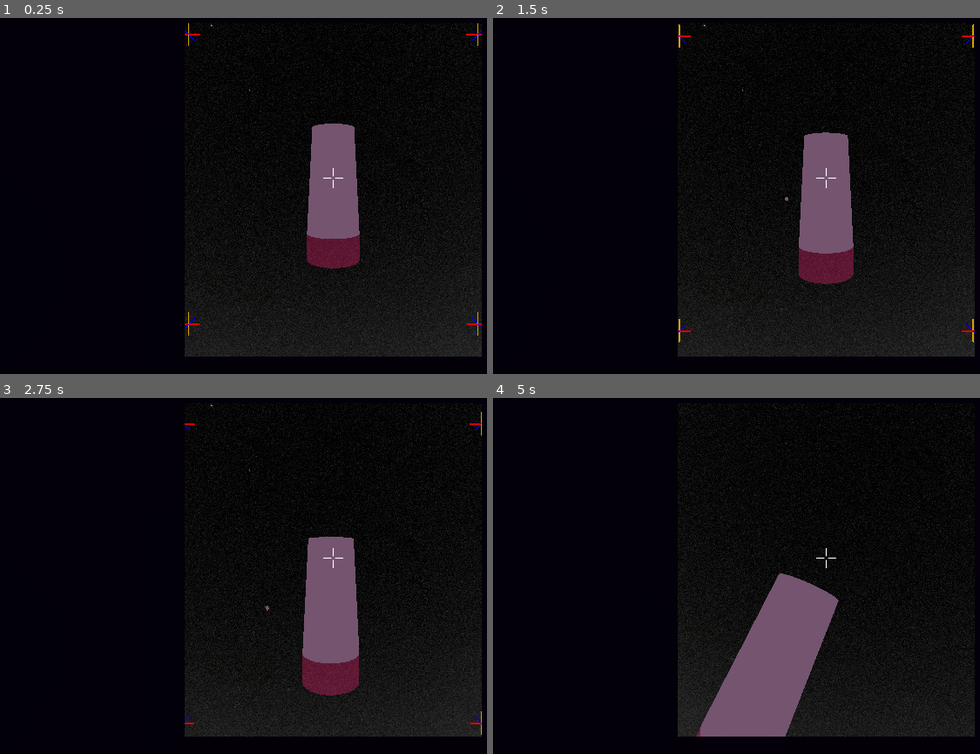
Above: before the commit, frames 1-4 (two rows, left to right).
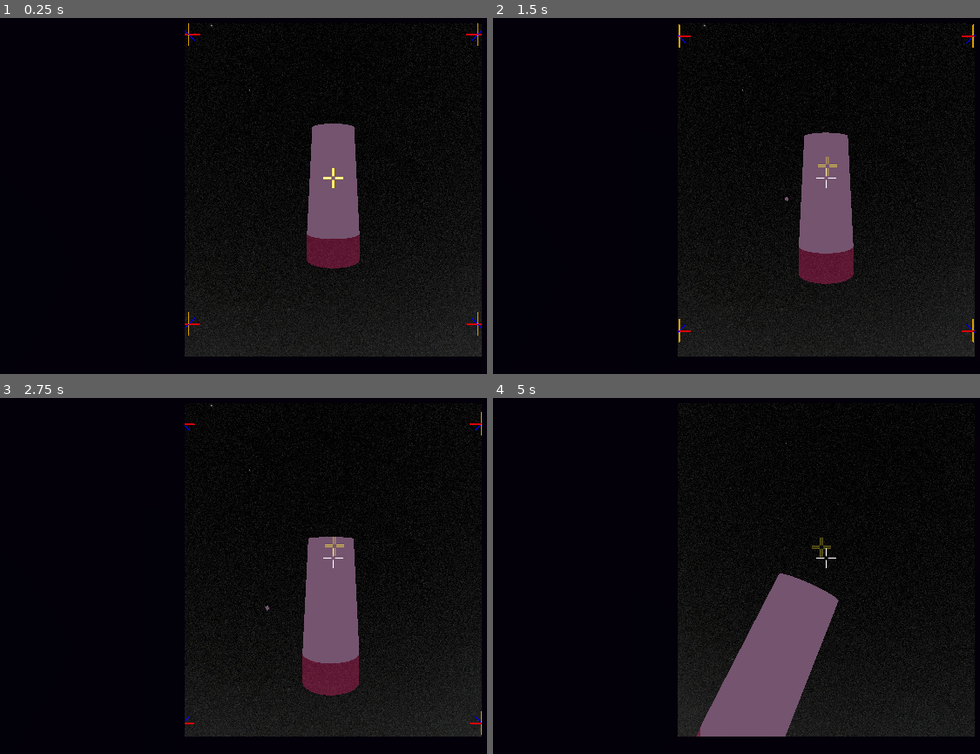
Above: after the commit, the same moments.

Repository: Wake1st/SpaceFlyer
Game: Godot game, scene res://level/space.tscn
Same seed, same stepped clock (60 frames per second), same inputs: the game is played once before the commit and once after it.
Inputs:
- Up to frame 1 (0.25 s): no input
- Up to frame 2 (1.5 s): tap Enter at 0.5 s; hold W (forward) 0.53-1.28 s; hold Keypad 8 (a-pitch) 0.53-1.28 s; hold S (backward) from 1.28 s (still down); tap Keypad 6 (a-roll) at 1.35 s
- Up to frame 3 (2.75 s): release S (backward) at 2.03 s; hold W (forward) from 2.03 s (still down); hold D (a_yaw) from 2.03 s (still down)
- Up to frame 4 (5 s): release D (a_yaw) at 2.78 s; tap E (action) at 2.85 s; release W (forward) at 3.53 s; hold Keypad 4 (left) from 3.53 s (still down); tap Shift (control_mode_swap) at 3.6 s; tap Space (grab) at 4.35 s

The runs differ from the first frame. In frame 1, less than 0.1% of the frame differs, in the area x 66-71%, y 42-48%; in frame 2, less than 0.1%; in frame 3, less than 0.1%; in frame 4, less than 0.1%, in the area x 65-70%, y 39-45%.

Commit message:
WIP: direction aiming; needs more intricate math

Diff:
--- /dev/null
+++ b/ui/hud.gd
@@ -0,0 +1,13 @@
+extends CanvasLayer
+
+
+@export var targetWeight:float = 3.0
+var center:Vector2
+
+
+func _ready():
+	center = $DirectionRetical.position
+
+
+func setTarget(t:Vector2):
+	$DirectionRetical.position = center + t * targetWeight
--- a/ui/hud.tscn
+++ b/ui/hud.tscn
@@ -1,10 +1,13 @@
-[gd_scene load_steps=2 format=3 uid="uid://dny1y411bhhii"]
+[gd_scene load_steps=4 format=3 uid="uid://dny1y411bhhii"]
 
+[ext_resource type="Script" path="res://ui/hud.gd" id="1_of3ii"]
 [ext_resource type="Texture2D" uid="uid://b5gynx17roc8" path="res://ui/aim retical.png" id="1_px6is"]
+[ext_resource type="Texture2D" uid="uid://dmkbfqmvxiuyt" path="res://ui/direction retical.png" id="2_6vxt7"]
 
 [node name="HUD" type="CanvasLayer"]
+script = ExtResource("1_of3ii")
 
-[node name="TextureRect" type="TextureRect" parent="."]
+[node name="ForwardRetical" type="TextureRect" parent="."]
 anchors_preset = 8
 anchor_left = 0.5
 anchor_top = 0.5
@@ -19,3 +22,19 @@
 size_flags_horizontal = 4
 size_flags_vertical = 4
 texture = ExtResource("1_px6is")
+
+[node name="DirectionRetical" type="TextureRect" parent="."]
+anchors_preset = 8
+anchor_left = 0.5
+anchor_top = 0.5
+anchor_right = 0.5
+anchor_bottom = 0.5
+offset_left = -16.0
+offset_top = -16.0
+offset_right = 16.0
+offset_bottom = 16.0
+grow_horizontal = 2
+grow_vertical = 2
+size_flags_horizontal = 4
+size_flags_vertical = 4
+texture = ExtResource("2_6vxt7")
--- a/vehicle/vehicle.gd
+++ b/vehicle/vehicle.gd
@@ -19,6 +19,7 @@
 
 var deb
 
+
 func _ready():
 	deb = preload("res://debris/debris.tscn")
 
@@ -32,6 +33,13 @@
 	else:
 		motion(controls)
 		grab(controls)
+
+	var direction = global_transform.basis * linear_velocity
+	print(linear_velocity, direction)
+	$PlayerCamera/HUD.setTarget(Vector2(
+		direction.x,
+		-direction.y
+	))
 
 
 func motion(controls:Controls):
--- a/vehicle/vehicle.tscn
+++ b/vehicle/vehicle.tscn
@@ -37,10 +37,10 @@
 [node name="space_coffin" parent="." instance=ExtResource("2_gmysa")]
 transform = Transform3D(-4.37114e-08, 0, 1, 0, 1, 0, -1, 0, -4.37114e-08, 0, 0, 0)
 
-[node name="Camera3D" type="Camera3D" parent="."]
+[node name="PlayerCamera" type="Camera3D" parent="."]
 transform = Transform3D(1, 0, 0, 0, 1, 0, 0, 0, 1, 0, 0.9, 0)
 
-[node name="HUD" parent="Camera3D" instance=ExtResource("3_teojl")]
+[node name="HUD" parent="PlayerCamera" instance=ExtResource("3_teojl")]
 
 [node name="Controls" type="Node" parent="."]
 script = ExtResource("3_e0mtw")
Binary file added: ui/direction retical.png
Not shown, added: ui/direction retical.png.import
